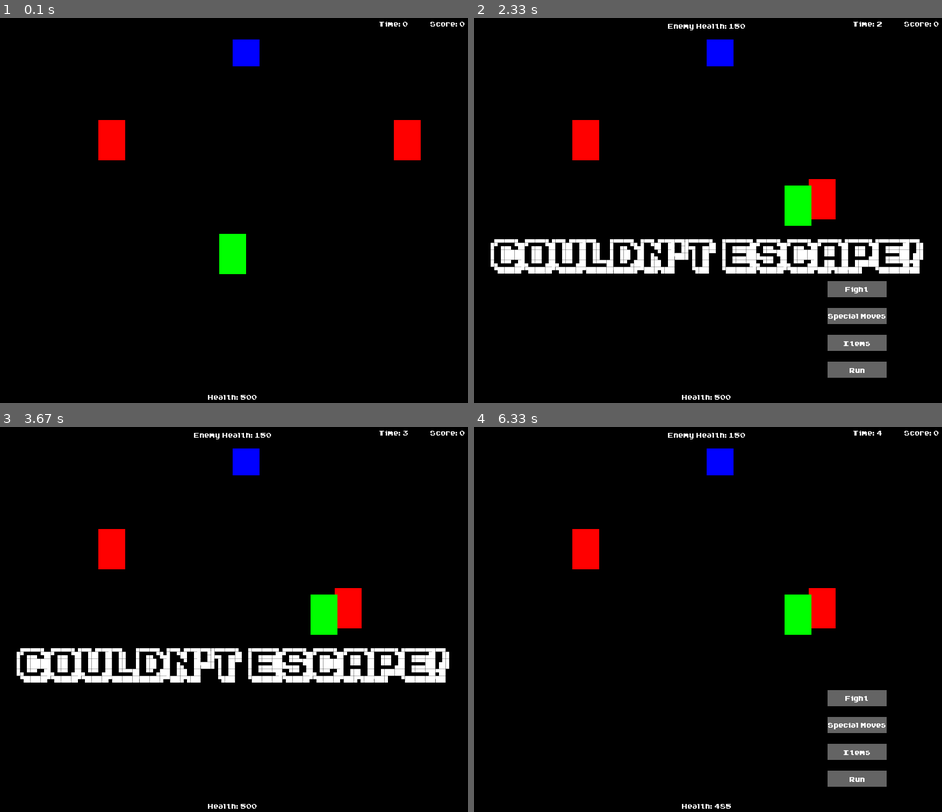
Above: before the commit, frames 1-4 (two rows, left to right).
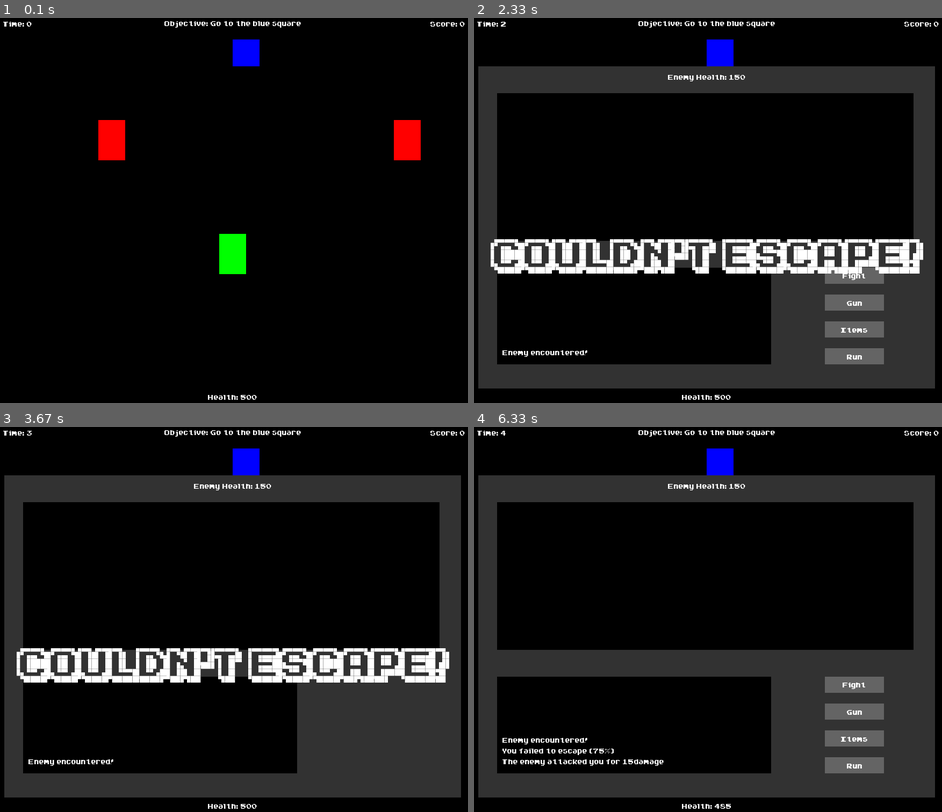
Above: after the commit, the same moments.

Repository: Errox/DickButt
Game: pygame game, started from SpaceBound/SpaceBound.py
Two runs of this game, one before a commit and one after it. Both use one fixed random seed, a clock stepped at 60 frames per second and the inputs below.
Inputs:
- Up to frame 1 (0.1 s): no input
- Up to frame 2 (2.33 s): hold Right 0.33-0.8 s; hold Up 0.83-1.13 s; hold Right 1.17-1.63 s; click "Run" at 2.28 s
- Up to frame 3 (3.67 s): no input
- Up to frame 4 (6.33 s): no input

The runs differ from the first frame. In frame 1, 0.3% of the frame differs, in the area x 0-88%, y 0-3%; in frame 2, 31%; in frame 3, 31%; in frame 4, 35%, in the area x 0-99%, y 0-97%.

Commit message:
Better encounter graphics, added battle log and objective text

Diff:
--- a/SpaceBound/SpaceBound.py
+++ b/SpaceBound/SpaceBound.py
@@ -20,6 +20,7 @@
 green = (0,255,0)
 blue = (0,0,255)
 grey = (100,100,100)
+gray = (50,50,50)
 
 #   Classes!
 class SBMainCharacter(pygame.sprite.Sprite):
@@ -60,6 +61,13 @@
         gameDisplay.blit(TextSurf, text_rect)
         return text_rect
 
+    def Battlelogtext(self):
+        font = pygame.font.Font('../resource/fonts/Arcadepix.ttf', 20)
+        TextSurf = font.render(self.text,True,white)
+        text_rect = (self.x, self.y, self.w, self.h)
+        gameDisplay.blit(TextSurf, text_rect)
+        return text_rect
+
     def addbox(self):
         pygame.draw.rect(gameDisplay, grey, [self.x, self.y, self.w, self.h])
 
@@ -73,14 +81,22 @@
         gameDisplay.blit(TextSurf, text_rect)
 
 SBEncountertext = SBEncounterTextBox(0,0,700,100,"Encounter!")
-SBFight = SBEncounterTextBox(675,500,110,30,"    Fight    ")
-SBMoves = SBEncounterTextBox(675,550,110,30,"Special Moves")
-SBItems = SBEncounterTextBox(675,600,110,30,"    Items    ")
-SBRun = SBEncounterTextBox(675,650,110,30,  "     Run     ")
+SBFight = SBEncounterTextBox(670,475,110,30,"    Fight    ")
+SBMoves = SBEncounterTextBox(670,525,110,30,"     Gun     ")
+SBItems = SBEncounterTextBox(670,575,110,30,"    Items    ")
+SBRun = SBEncounterTextBox(670,625,110,30,  "     Run     ")
 SBAttack = SBEncounterTextBox(0,0,700,100,"You attacked!")
 SBAttacked = SBEncounterTextBox(0,0,700,100,"Enemy attacked!")
 SBEscape = SBEncounterTextBox(0,0,700,100,"You escaped!")
 SBEscapefail = SBEncounterTextBox(0,0,700,100,"Couldn't escape!")
+SBBattlelog1 = SBEncounterTextBox(70,485,500,20,"")
+SBBattlelog2 = SBEncounterTextBox(70,505,500,20,"")
+SBBattlelog3 = SBEncounterTextBox(70,525,500,20,"")
+SBBattlelog4 = SBEncounterTextBox(70,545,500,20,"")
+SBBattlelog5 = SBEncounterTextBox(70,565,500,20,"")
+SBBattlelog6 = SBEncounterTextBox(70,585,500,20,"")
+SBBattlelog7 = SBEncounterTextBox(70,605,500,20,"")
+SBBattlelog8 = SBEncounterTextBox(70,625,500,20,"Enemy encountered!")
 
 class SBenemy(pygame.sprite.Sprite):
     def __init__(self, health, attack, x, y, w, h, move, radius):
@@ -109,6 +125,16 @@
             pygame.draw.rect(gameDisplay, red, [self.x,self.y,self.w,self.h])
             self.rect = pygame.Rect(self.x, self.y, self.w, self.h)
 
+    def battlelogupdate(self,text):
+        SBBattlelog1.text = SBBattlelog2.text
+        SBBattlelog2.text = SBBattlelog3.text
+        SBBattlelog3.text = SBBattlelog4.text
+        SBBattlelog4.text = SBBattlelog5.text
+        SBBattlelog5.text = SBBattlelog6.text
+        SBBattlelog6.text = SBBattlelog7.text
+        SBBattlelog7.text = SBBattlelog8.text
+        SBBattlelog8.text = text
+
     def Encounter(self):
         if self.escaped:
             if self.timer2 <= FPS:
@@ -126,11 +152,25 @@
                         self.SBEncountering = True
                     if self.timer >= FPS:
                         if self.SBEncountering:
-                            (SBEncounterTextBox(425,10,50,30,"Enemy Health: " + str(self.health))).EncounterText()
+            #               Drawing the encounter
+                            pygame.draw.rect(gameDisplay, gray, [25, 100, 850, 600]) # Initial box
+                            pygame.draw.rect(gameDisplay, black, [60,150,775,275]) # Enemy visual box
+                            pygame.draw.rect(gameDisplay, black, [60,475,510,180]) # Battle log box
+                #           Battle log text
+                            SBBattlelog1.Battlelogtext()
+                            SBBattlelog2.Battlelogtext()
+                            SBBattlelog3.Battlelogtext()
+                            SBBattlelog4.Battlelogtext()
+                            SBBattlelog5.Battlelogtext()
+                            SBBattlelog6.Battlelogtext()
+                            SBBattlelog7.Battlelogtext()
+                            SBBattlelog8.Battlelogtext()
+                            (SBEncounterTextBox(425,105,50,30,"Enemy Health: " + str(self.health))).EncounterText()#enemy health
             #                       When does the combat end
                             if self.health <= 0:
                                 self.SBEncountering = False
                                 self.timer = 0
+                                self.battlelogupdate("Enemy encountered!")
                             if SBMainChar.health <= 0:
                                 SpaceBound_Exit = True
         #                   Your turn
@@ -173,6 +213,7 @@
                                         self.attackclicked = False
                                         self.timer2 = 0
                                         time.sleep(1)
+                                        self.battlelogupdate("You attacked for " + str(SBMainChar.attack) + " damage")
                                 if self.runclicked:
                                     if self.timer2 <= FPS:
                                         SBEscape.bigmessage_display()
@@ -184,6 +225,7 @@
                                         self.timer = 0
                                         self.timer2 = 0
                                         time.sleep(1)
+                                        self.battlelogupdate("You escaped! (75%)")
                                 if self.runclickedfailed:
                                     if self.timer2 <= FPS:
                                         SBEscapefail.bigmessage_display()
@@ -193,7 +235,8 @@
                                         self.runclickedfailed = False
                                         self.timer2 = 0
                                         time.sleep(1)
-            #                   Enemy's turn
+                                        self.battlelogupdate("You failed to escape (75%)")
+        #                   Enemy's turn
                             if not self.Your_Turn:
                                 if self.timer2 <= FPS:
                                     SBAttacked.bigmessage_display()
@@ -203,6 +246,7 @@
                                     self.Your_Turn = True
                                     self.timer2 = 0
                                     time.sleep(1)
+                                    self.battlelogupdate("The enemy attacked you for " + str(self.attack) + "damage")
 
     def attacked(self):
         self.health = self.health - SBMainChar.attack
@@ -316,7 +360,8 @@
 #       Create the world
         CharacterHealth = SBEncounterTextBox(425,700,50,30, "Health: " + str(SBMainChar.health))
         Score = SBEncounterTextBox(800,5,100,30,"Score: " + str(int(SBMainChar.scoring())))
-        Timer = SBEncounterTextBox(700,5,100,30,"Time: "+str(int(counter/30)))
+        Timer = SBEncounterTextBox(0,5,100,30,"Time: "+str(int(counter/30)))
+        Objectivetext = SBEncounterTextBox(350,5,200,30,"Objective: Go to the blue square")
         gameDisplay.fill(black)
     #       Draw the things
         SBenemy1.draw_enemy()
@@ -326,6 +371,8 @@
         CharacterHealth.EncounterText()
         Score.EncounterText()
         Timer.EncounterText()
+        if not Objective1.touched:
+            Objectivetext.EncounterText()
     #       Allow the enemies to fight you
         SBenemy1.Encounter()
         SBenemy2.Encounter()
